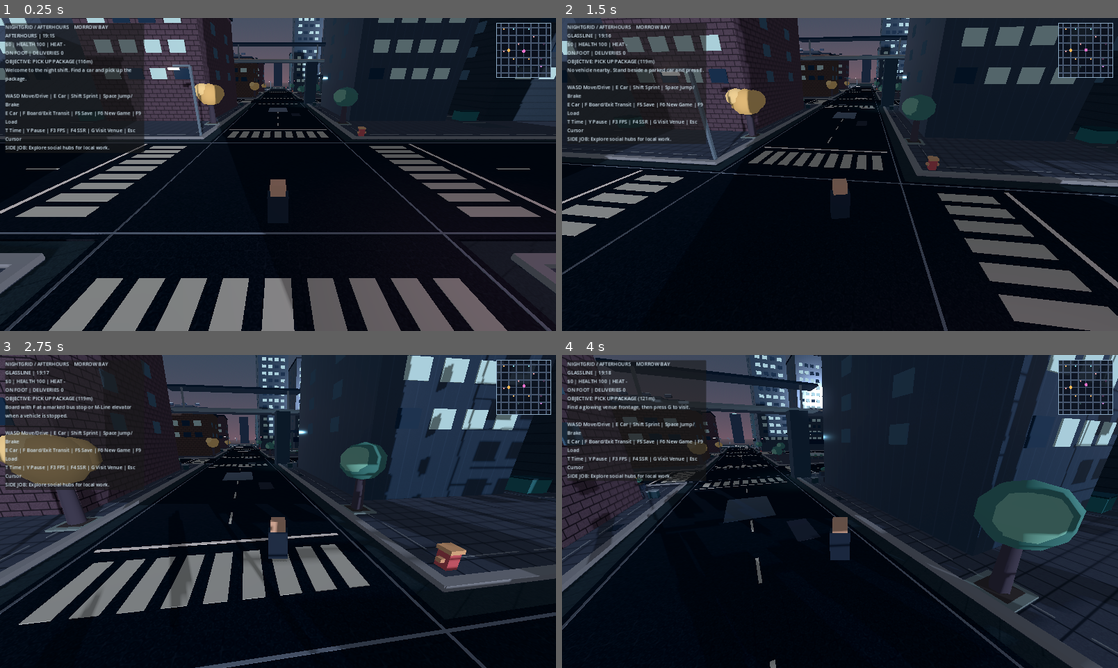
Above: before the commit, frames 1-4 (two rows, left to right).
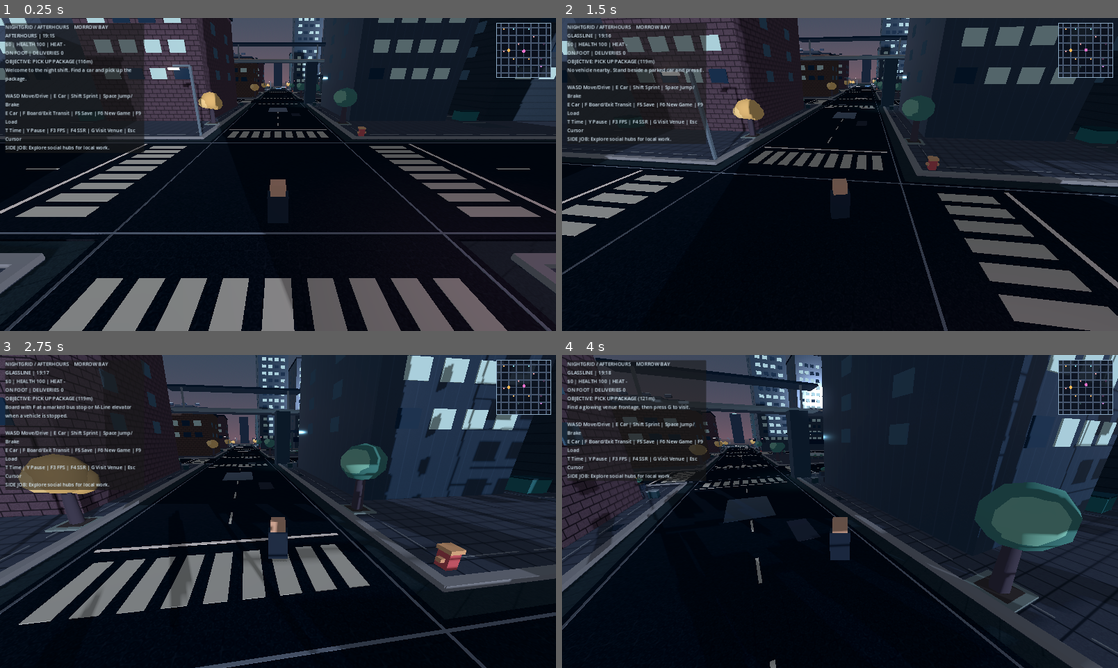
Above: after the commit, the same moments.

Repository: ProhibitedTV/NightGrid-Afterhours
Game: Godot game, scene res://scenes/main.tscn
Two runs of this game, one before a commit and one after it. Both use one fixed random seed, a clock stepped at 60 frames per second and the inputs below.
Inputs (mouse positions are in pixels of both pictures, inside the frame that each line leads up to):
- Up to frame 1 (0.25 s): no input
- Up to frame 2 (1.5 s): tap Enter at 0.5 s; move the mouse to (867, 174) at 0.52 s; hold Shift 0.53-1.28 s; hold W from 0.53 s (still down); tap Space at 0.77 s; move the mouse to (812, 174) at 1.27 s; tap E at 1.35 s
- Up to frame 3 (2.75 s): keep holding W; tap Space at 1.52 s; move the mouse to (289, 505) at 2.02 s; tap F at 2.1 s
- Up to frame 4 (4 s): keep holding W; move the mouse to (834, 517) at 2.77 s; tap G at 2.85 s; tap Space at 3.02, 3.77 s; move the mouse to (878, 514) at 3.52 s; tap 1 at 3.6 s

The runs differ from the first frame. In frame 1, 0.4% of the frame differs, in the area x 35-65%, y 20-34%; in frame 2, 0.5%; in frame 3, 2.2%, in the area x 0-70%, y 24-55%; in frame 4, 0.8%.

Commit message:
feat(transit): enlarge lighting and flora, 81 signals, outer buses and five-station M-Line

Diff:
--- a/scripts/flora.gd
+++ b/scripts/flora.gd
@@ -4,7 +4,7 @@
 ## species, canopy variation, small shrubs and flower groups are seeded.
 const WorldPlan = preload("res://scripts/world_plan.gd")
 const SEED = 4201337
-const GRID_RADIUS = 3
+const GRID_RADIUS = WorldPlan.GRID_RADIUS
 const CELL = 58.0
 const PINE = "PINE"
 const GINKGO = "GINKGO"
@@ -37,10 +37,10 @@
 			for side in [-1.0, 1.0]:
 				var tree_point := center + Vector3(side * 19.65, 0.15, 12.50)
 				_tree(tree_point, _street_species(district), 0.76 + _rng.randf_range(0.0, 0.27), true)
-			if district == "GLASSLINE":
+			if district == "GLASSLINE" or district == "HORIZON GARDENS":
 				_potted_group(center + Vector3(-14.1, 0.17, -18.5), "AQUA")
 				_potted_group(center + Vector3(14.1, 0.17, -18.5), "AQUA")
-			elif district == "BRICKWATER":
+			elif district == "BRICKWATER" or district == "WEST DOCKS" or district == "SOUTHWORKS":
 				_wildflower_patch(center + Vector3(-19.35, 0.15, -14.6), 5)
 				_wildflower_patch(center + Vector3(19.35, 0.15, -14.6), 5)
 			elif district == "AFTERHOURS":
@@ -61,8 +61,12 @@
 			return GINKGO
 		"GLASSLINE":
 			return FICUS
-		"BRICKWATER":
+		"BRICKWATER", "WEST DOCKS", "SOUTHWORKS":
 			return PINE
+		"NORTH QUAY":
+			return GINKGO
+		"HORIZON GARDENS":
+			return FICUS
 		_:
 			return PLUM
 
@@ -230,3 +234,26 @@
 					_tree(center + Vector3(x, 0.20, z), PLUM, 0.92)
 			for x in [-10.0, 10.0]:
 				_potted_group(center + Vector3(x, 0.20, 8.0), "PURPLE")
+		"NORTH QUAY EXCHANGE":
+			for x in [-15.0, 15.0]:
+				for z in [-12.0, 12.0]:
+					_tree(center + Vector3(x, 0.20, z), GINKGO, 0.79)
+			for x in [-7.0, 7.0]:
+				_potted_group(center + Vector3(x, 0.20, 15.5), "AQUA")
+		"PIER NINE DEPOT":
+			for x in [-19.2, 19.2]:
+				for z in [-15.0, 15.0]:
+					_shrub(center + Vector3(x, 0.21, z), 0.66)
+			_wildflower_patch(center + Vector3(0.0, 0.21, -18.0), 8)
+		"HORIZON COMMONS":
+			for x in [-13.0, -6.0, 6.0, 13.0]:
+				for z in [-14.0, 14.0]:
+					_tree(center + Vector3(x, 0.20, z), FICUS if x > 0.0 else PLUM, 0.78)
+			_wildflower_patch(center + Vector3(-15.5, 0.20, 0.0), 14)
+			_wildflower_patch(center + Vector3(15.5, 0.20, 0.0), 14)
+		"SOUTHWORKS HALL":
+			for x in [-15.0, 15.0]:
+				for z in [-12.5, 12.5]:
+					_tree(center + Vector3(x, 0.20, z), GINKGO, 0.86)
+			for x in [-6.0, 6.0]:
+				_potted_group(center + Vector3(x, 0.20, -11.0), "GOLD")
--- a/scripts/night_lighting.gd
+++ b/scripts/night_lighting.gd
@@ -11,12 +11,20 @@
 var _tick := 0.0
 
 func _ready() -> void:
-	for ix in range(-3, 4):
-		for iz in range(-3, 4):
+	for ix in range(-4, 5):
+		for iz in range(-4, 5):
 			var x := float(ix) * FIXTURE_GRID + 8.9
 			var z := float(iz) * FIXTURE_GRID + 8.9
 			var color := Color("ffd49a")
-			if x >= 0.0 and z < 0.0:
+			if z < -174.0:
+				color = Color("78d4ce")
+			elif z >= 174.0:
+				color = Color("e7bd8b")
+			elif x < -174.0:
+				color = Color("d9a679")
+			elif x >= 174.0:
+				color = Color("9cdda8")
+			elif x >= 0.0 and z < 0.0:
 				color = Color("84c9f0")
 			elif x >= 0.0 and z >= 0.0:
 				color = Color("f7a7db")
--- a/scripts/rail_system.gd
+++ b/scripts/rail_system.gd
@@ -1,7 +1,7 @@
 extends Node3D
 ## Fixed elevated transit corridor. Stations have street-level boarding/elevator
 ## markers, so boarding never requires climbing procedural geometry.
-const STATIONS = [-116.0, 0.0, 116.0]
+const STATIONS = [-232.0, -116.0, 0.0, 116.0, 232.0]
 const TRACK_Z = -58.0
 const TRAIN_LEVEL = 12.7
 var train: Node3D
@@ -61,7 +61,7 @@
 	return station_entrance(current_station)
 
 func station_name() -> String:
-	return ["BRICKWATER CROSSING", "CENTRAL EXCHANGE", "HELIX TERMINAL"][current_station]
+	return ["WEST QUAY GATE", "BRICKWATER CROSSING", "CENTRAL EXCHANGE", "HELIX TERMINAL", "EAST GARDENS"][current_station]
 
 func snapshot() -> Dictionary:
 	return {"x": train.position.x, "next_station": next_station,
@@ -81,9 +81,9 @@
 
 func _build_track_and_stations() -> void:
 	for offset in [-1.15, 1.15]:
-		_box(Vector3(0.0, 11.9, TRACK_Z + offset), Vector3(380.0, 0.24, 0.28), Color("b2a79c"))
-	_box(Vector3(0.0, 11.45, TRACK_Z), Vector3(378.0, 0.43, 5.6), Color("3c4c60"))
-	for x in [-145.0, -87.0, -29.0, 29.0, 87.0, 145.0]:
+		_box(Vector3(0.0, 11.9, TRACK_Z + offset), Vector3(520.0, 0.24, 0.28), Color("b2a79c"))
+	_box(Vector3(0.0, 11.45, TRACK_Z), Vector3(518.0, 0.43, 5.6), Color("3c4c60"))
+	for x in [-203.0, -145.0, -87.0, -29.0, 29.0, 87.0, 145.0, 203.0]:
 		# Off-center piers leave the through lanes and intersection boxes clear.
 		_box(Vector3(x, 5.9, TRACK_Z + 5.3), Vector3(1.4, 11.7, 1.4), Color("5c6772"))
 		_box(Vector3(x, 11.5, TRACK_Z + 2.6), Vector3(5.4, 0.56, 5.8), Color("57687c"))
@@ -98,7 +98,7 @@
 		_box(Vector3(entrance.x, 5.3, entrance.z), Vector3(2.9, 10.4, 2.9), Color("354d60"))
 		_box(Vector3(entrance.x, 2.0, entrance.z - 1.56), Vector3(1.8, 3.2, 0.12), Color("69c5d4"), true)
 		var label := Label3D.new()
-		label.text = "M-LINE / " + ["BRICKWATER", "CENTRAL", "HELIX"][index]
+		label.text = "M-LINE / " + ["WEST GATE", "BRICKWATER", "CENTRAL", "HELIX", "EAST GARDENS"][index]
 		label.pixel_size = 0.008
 		label.font_size = 35
 		label.billboard = BaseMaterial3D.BILLBOARD_ENABLED
--- a/scripts/traffic_signals.gd
+++ b/scripts/traffic_signals.gd
@@ -22,8 +22,8 @@
 		material.emission = material.albedo_color
 		material.emission_energy_multiplier = 1.9
 		_lamps[color_name] = material
-	for ix in range(-3, 4):
-		for iz in range(-3, 4):
+	for ix in range(-4, 5):
+		for iz in range(-4, 5):
 			for axis in ["NS", "EW"]:
 				_make_head(ix, iz, axis)
 	_refresh()
@@ -61,7 +61,7 @@
 	if absf(travel) < 0.75:
 		return speed_cap
 	var next_line := ceilf((coord + 8.0) / CELL) * CELL if travel > 0.0 else floorf((coord - 8.0) / CELL) * CELL
-	if next_line < -174.0 or next_line > 174.0:
+	if next_line < -232.0 or next_line > 232.0:
 		return speed_cap
 	var distance := absf(next_line - coord)
 	if distance <= 8.0 or distance > 33.0:
@@ -74,7 +74,7 @@
 	return speed_cap
 
 func safe_intersection_count() -> int:
-	return 49
+	return 81
 
 func _make_head(ix: int, iz: int, axis: String) -> void:
 	var node := Node3D.new()
--- a/scripts/traffic_system.gd
+++ b/scripts/traffic_system.gd
@@ -12,9 +12,11 @@
 func initialize(world_seed: int, controller: Node) -> void:
 	signals = controller
 	_rng.seed = int(world_seed) ^ 928377
+	var perimeter := loop_route(-232.0, 232.0, -232.0, 232.0, 1.0)
 	var outer := loop_route(-174.0, 174.0, -174.0, 174.0, 1.0)
 	var inner := loop_route(-116.0, 116.0, -116.0, 116.0, 1.0)
 	var core := loop_route(-58.0, 58.0, -58.0, 58.0, 1.0)
+	_spawn_loop("perimeter", perimeter, 8)
 	_spawn_loop("outer", outer, 7)
 	_spawn_loop("inner", inner, 6)
 	_spawn_loop("core", core, 4)
@@ -22,19 +24,29 @@
 		Vector3(-41.0, 1.75, -112.75), Vector3(75.0, 1.75, -112.75),
 		Vector3(112.75, 1.75, -41.0), Vector3(112.75, 1.75, 75.0),
 		Vector3(41.0, 1.75, 112.75), Vector3(-75.0, 1.75, 112.75),
-		Vector3(-112.75, 1.75, 41.0), Vector3(-112.75, 1.75, -75.0)
+		Vector3(-112.75, 1.75, 41.0), Vector3(-112.75, 1.75, -75.0),
+		# Outer connector, stopping after controlled junctions and near edge services.
+		Vector3(-157.0, 1.75, -170.75), Vector3(75.0, 1.75, -170.75),
+		Vector3(170.75, 1.75, -157.0), Vector3(170.75, 1.75, 75.0),
+		Vector3(157.0, 1.75, 170.75), Vector3(-75.0, 1.75, 170.75),
+		Vector3(-170.75, 1.75, 157.0), Vector3(-170.75, 1.75, -75.0)
 	]
-	var bus_route := loop_route(-116.0, 116.0, -116.0, 116.0, 1.75)
-	for bus_index in range(2):
+	var center_route := loop_route(-116.0, 116.0, -116.0, 116.0, 1.75)
+	var connector_route := loop_route(-174.0, 174.0, -174.0, 174.0, 1.75)
+	for bus_index in range(4):
 		var bus := TrafficVehicle.new()
 		bus.name = "CityBus_%d" % bus_index
 		add_child(bus)
-		var initial := _stops[0] if bus_index == 0 else _stops[4]
-		bus.setup(bus_route, 1 if bus_index == 0 else 3, initial, true,
-			"bus-%d" % bus_index, Color("e8bb64") if bus_index == 0 else Color("5aaebd"), signals, self)
-		bus.stop_points = _stops.duplicate()
+		var outside := bus_index >= 2
+		var start_index := 0 if bus_index % 2 == 0 else 4
+		var stop_offset := 8 if outside else 0
+		var initial: Vector3 = _stops[stop_offset + start_index]
+		bus.setup(connector_route if outside else center_route, 1 if bus_index % 2 == 0 else 3,
+			initial, true, "bus-%d" % bus_index,
+			Color("d6a276") if outside else Color("5aaebd"), signals, self)
+		bus.stop_points = _stops.slice(8, 16) if outside else _stops.slice(0, 8)
 		bus.dwell_remaining = 7.0
-		bus.last_served = 0 if bus_index == 0 else 4
+		bus.last_served = start_index
 		fleet.append(bus)
 		buses.append(bus)
 	_build_bus_stops()
@@ -126,10 +138,12 @@
 
 func get_counts() -> Dictionary:
 	return {"ambient_cars": fleet.size() - buses.size(), "buses": buses.size(),
-		"stops": _stops.size(), "signals": 49}
+		"stops": _stops.size(), "signals": 81}
 
 func _build_bus_stops() -> void:
 	var directions := [Vector3.RIGHT, Vector3.RIGHT, Vector3.BACK, Vector3.BACK,
+		Vector3.LEFT, Vector3.LEFT, Vector3.FORWARD, Vector3.FORWARD,
+		Vector3.RIGHT, Vector3.RIGHT, Vector3.BACK, Vector3.BACK,
 		Vector3.LEFT, Vector3.LEFT, Vector3.FORWARD, Vector3.FORWARD]
 	for i in range(_stops.size()):
 		# A bus runs clockwise: right hand door faces the nearest sidewalk.
@@ -139,7 +153,7 @@
 		_stop_box(base + Vector3.UP * 1.45, Vector3(0.17, 2.9, 0.17), Color("b4b8b8"))
 		_stop_box(base + Vector3.UP * 2.7, Vector3(1.55, 0.54, 0.19), Color("d5a959"), true)
 		var name := Label3D.new()
-		name.text = "B / CITY LOOP"
+		name.text = "B / OUTER CONNECTOR" if i >= 8 else "B / CITY LOOP"
 		name.font_size = 35
 		name.pixel_size = 0.008
 		name.modulate = Color("fff2c5")
